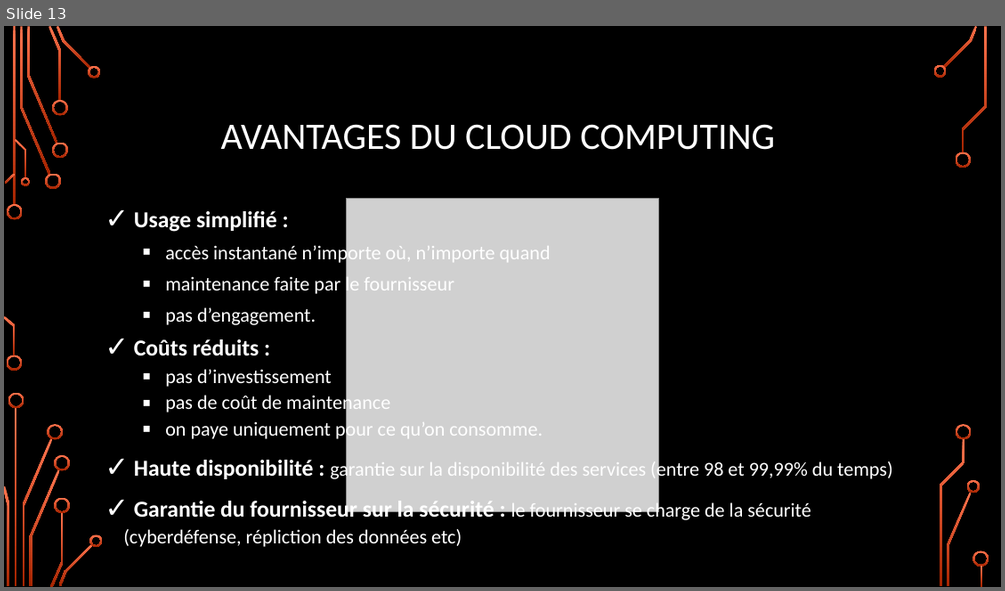
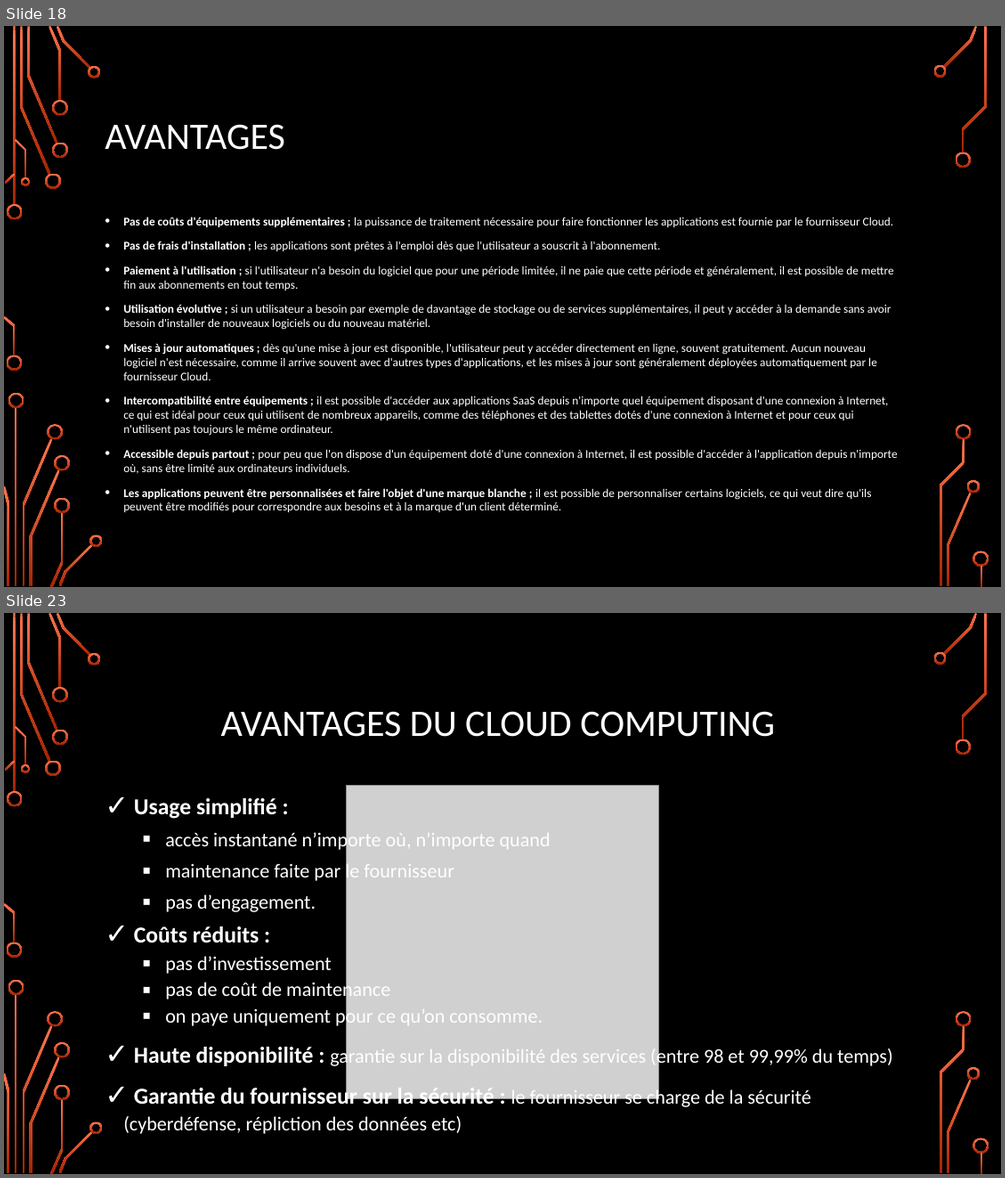
Before and after one commit to CorleoneDany/Cloud-Computing, a slide deck: Cloud Computing - F.ppsx. Shown one above the other, each under a label of ours: slide 13 before the commit, slides 18 and 23 after it; the slides between them are not shown. The pictures are 1005x591 and 1005x1178 pixels, drawn with LibreOffice and Linux fonts; fonts in the diff are those of the drawing; grey boxes stand for pictures; background and template pictures are left out. Boxes give left, top, right and bottom in pixels: in the first picture for what was removed or moved away, otherwise in the second. Text is boxed around its words. In the diff, an @@ line names an element or a change of style, - is before the commit and + after.

```diff
--- a/Cloud Computing - F.ppsx
+++ b/Cloud Computing - F.ppsx
@@ slide 18 added at <box>4,26,1001,587</box>, background picture (left out); not listed: 36 template elements that a slide beside it also shows @@
@@ title added at <box>105,124,285,150</box>, 36 pt, text #FFFFFF @@
+AVANTAGES
@@ text added at <box>123,216,897,499</box>, 11.4 pt, text #FFFFFF @@
+• Pas de coûts d'équipements supplémentaires ; la puissance de traitement nécessaire pour faire fonctionner les applications est fournie par le fournisseur Cloud.
+• Pas de frais d'installation ; les applications sont prêtes à l'emploi dès que l'utilisateur a souscrit à l'abonnement.
+• Paiement à l'utilisation ; si l'utilisateur n'a besoin du logiciel que pour une période limitée, il ne paie que cette période et généralement, il est possible de mettre fin aux abonnements en tout temps.
+• Utilisation évolutive ; si un utilisateur a besoin par exemple de davantage de stockage ou de services supplémentaires, il peut y accéder à la demande sans avoir besoin d'installer de nouveaux logiciels ou du nouveau matériel.
+• Mises à jour automatiques ; dès qu'une mise à jour est disponible, l'utilisateur peut y accéder directement en ligne, souvent gratuitement. Aucun nouveau logiciel n'est nécessaire, comme il arrive souvent avec d'autres types d'applications, et les mises à jour sont généralement déployées automatiquement par le fournisseur Cloud.
+• Intercompatibilité entre équipements ; il est possible d'accéder aux applications SaaS depuis n'importe quel équipement disposant d'une connexion à Internet, ce qui est idéal pour ceux qui utilisent de nombreux appareils, comme des téléphones et des tablettes dotés d'une connexion à Internet et pour ceux qui n'utilisent pas toujours le même ordinateur.
+• Accessible depuis partout ; pour peu que l'on dispose d'un équipement doté d'une connexion à Internet, il est possible d'accéder à l'application depuis n'importe où, sans être limité aux ordinateurs individuels.
+• Les applications peuvent être personnalisées et faire l'objet d'une marque blanche ; il est possible de personnaliser certains logiciels, ce qui veut dire qu'ils peuvent être modifiés pour correspondre aux besoins et à la marque d'un client déterminé.
@@ what was slide 13 is now slide 23 @@
```
Also in this commit, not shown: 9 slides changed, 9 other slides added.
